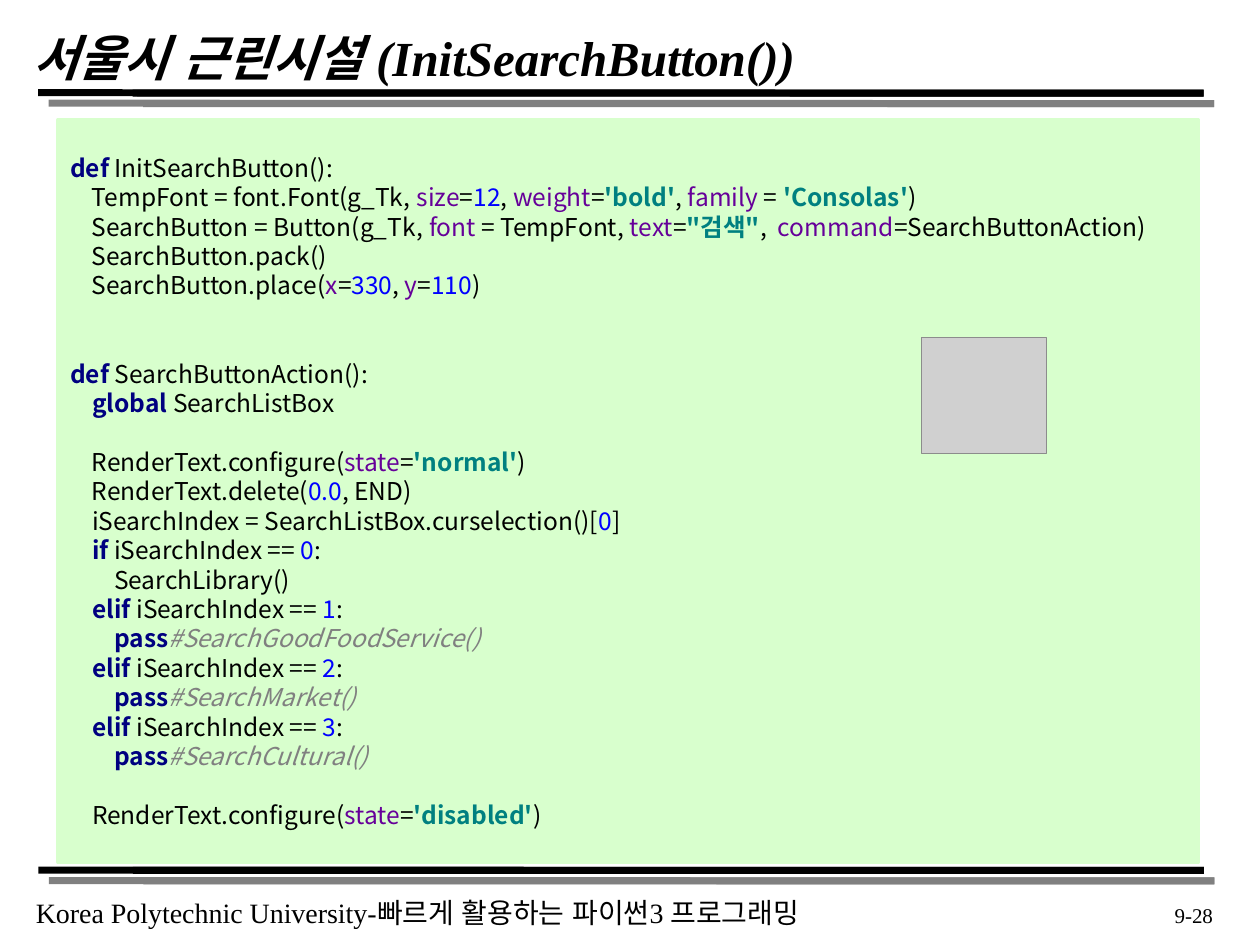
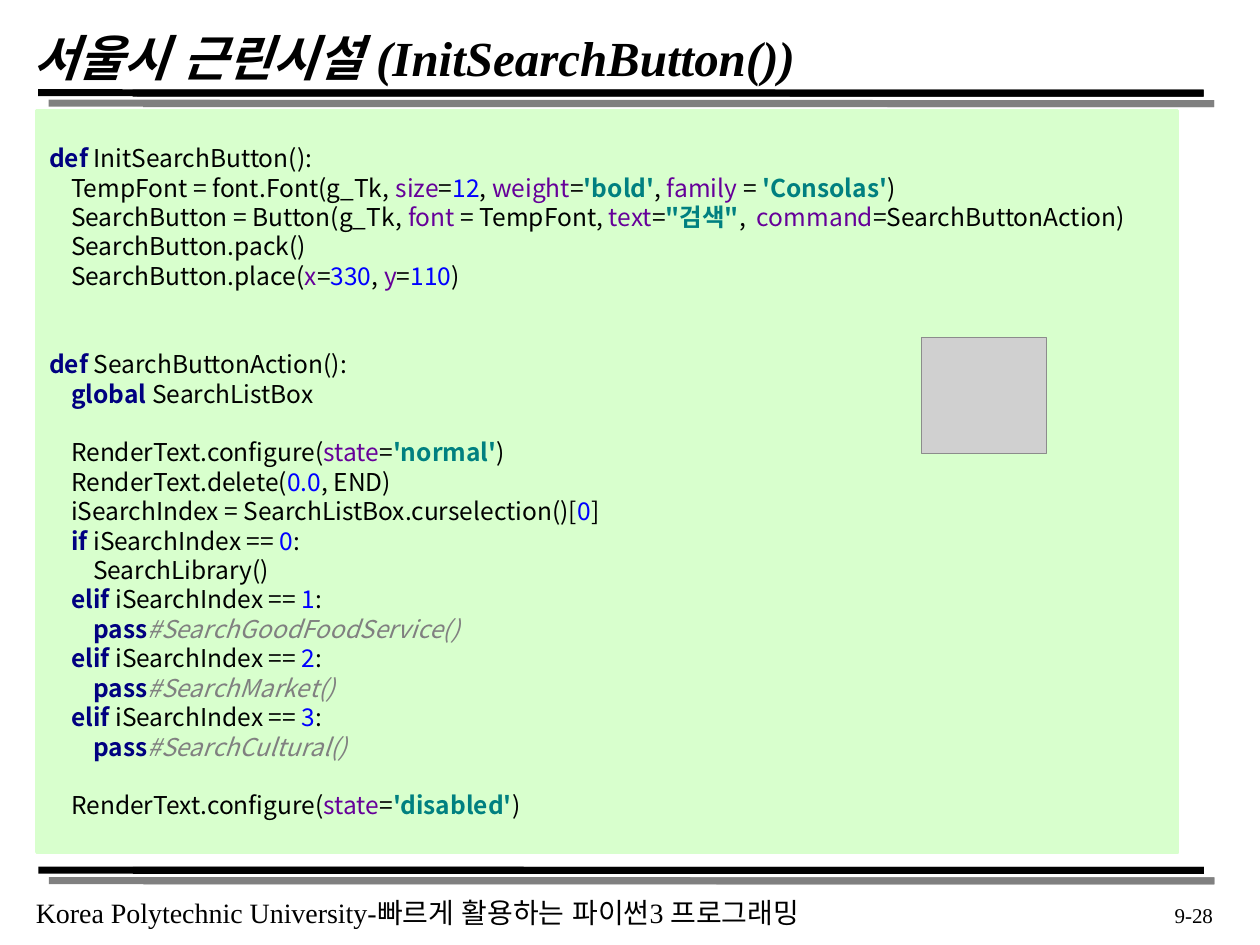
Before and after one commit to xoghk9zla/Script_Language, a slide deck: slide 28 of 강의자료/tkinter GUI.pptx. Drawn at 1260x945 pixels with LibreOffice and Linux fonts; fonts in the diff are those of the drawing; grey boxes stand for pictures. Boxes give left, top, right and bottom in pixels: in the first picture for what was removed or moved away, otherwise in the second. Text is boxed around its words. In the diff, an @@ line names an element or a change of style, - is before the commit and + after.

```diff
--- a/강의자료/tkinter GUI.pptx
+++ b/강의자료/tkinter GUI.pptx
@@ rectangle "def InitSearchButton(): TempFont = font.Font(g_Tk, ...": place and size @@
-rectangle "def InitSearchButton(): TempFont = font.Font(g_Tk, ..." at (58,120,1200,862)
+rectangle "def InitSearchButton(): TempFont = font.Font(g_Tk, ..." at (37,111,1178,853)
```
Also in this commit, not shown: 1 other slide changed, 9 other files.
